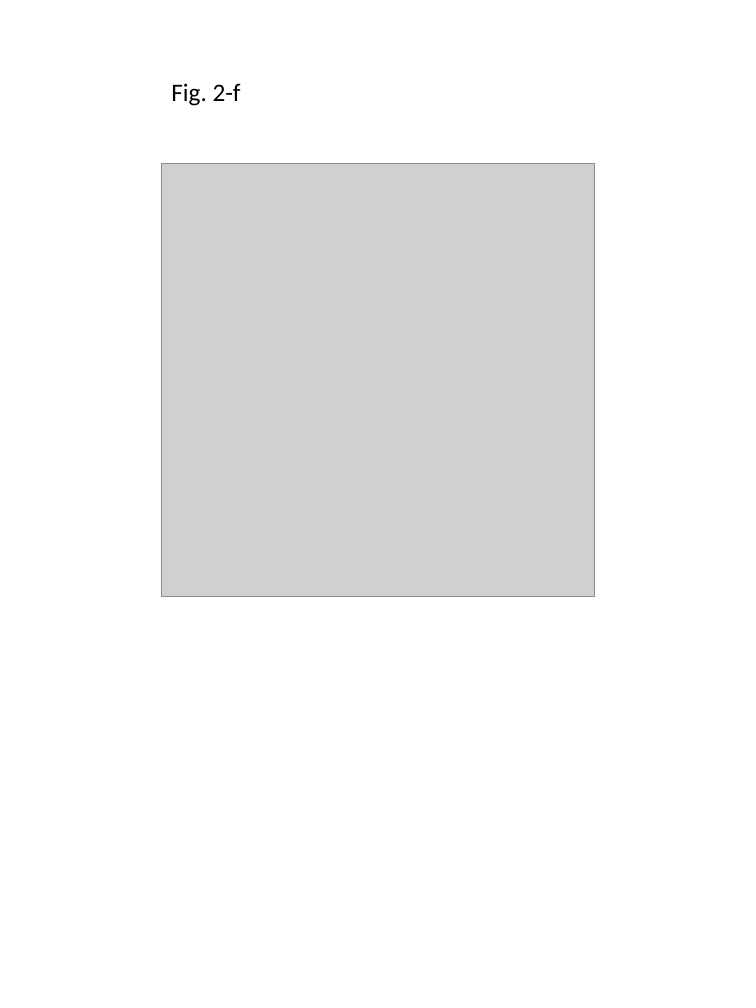
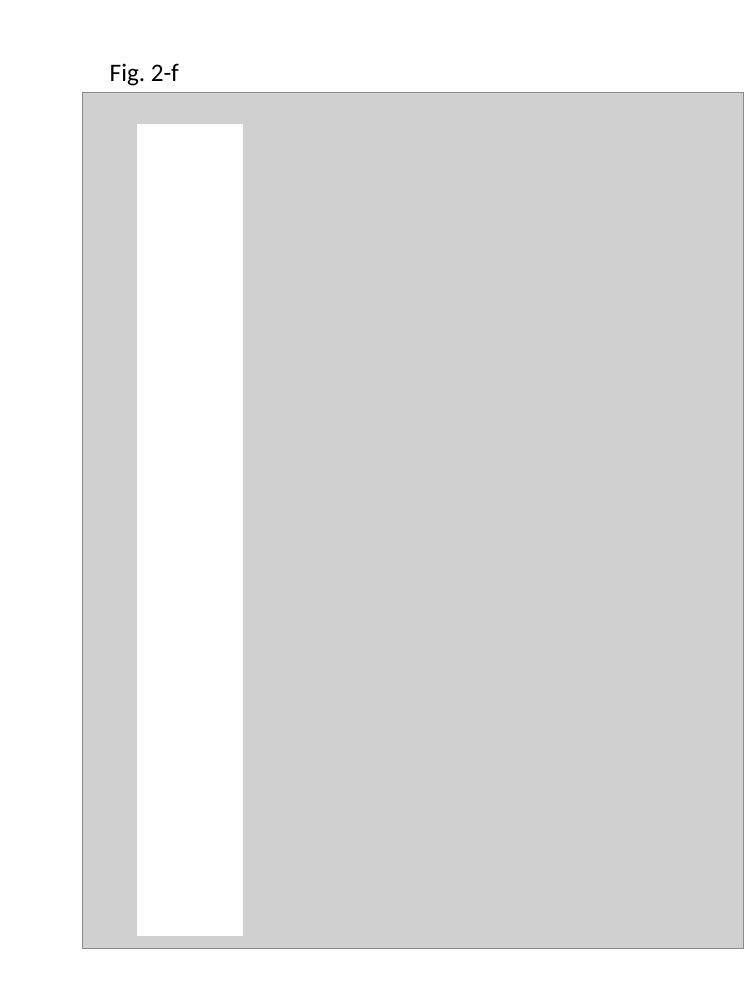
Before and after one commit to mdchambers/dissertation, a slide deck: slide 6 of ch2_groucho.figures/ch2_groucho.figures.pptx. Drawn at 756x1008 pixels with LibreOffice and Linux fonts; fonts in the diff are those of the drawing; grey boxes stand for pictures. Boxes give left, top, right and bottom in pixels: in the first picture for what was removed or moved away, otherwise in the second. Text is boxed around its words. In the diff, an @@ line names an element or a change of style, - is before the commit and + after.

```diff
--- a/ch2_groucho.figures/ch2_groucho.figures.pptx
+++ b/ch2_groucho.figures/ch2_groucho.figures.pptx
@@ text "Fig. 2-f": place and size @@
-text "Fig. 2-f" at (171,83,241,106)
+text "Fig. 2-f" at (110,63,179,86)
@@ picture added at (83,92,744,948) @@
@@ rectangle added at (137,125,243,935), fill #FFFFFF, outline #FFFFFF 1 pt @@
@@ picture removed at (161,164,594,597) @@
```
Also in this commit, not shown: 3 other slides changed, 1 slide added, 1 other file.
